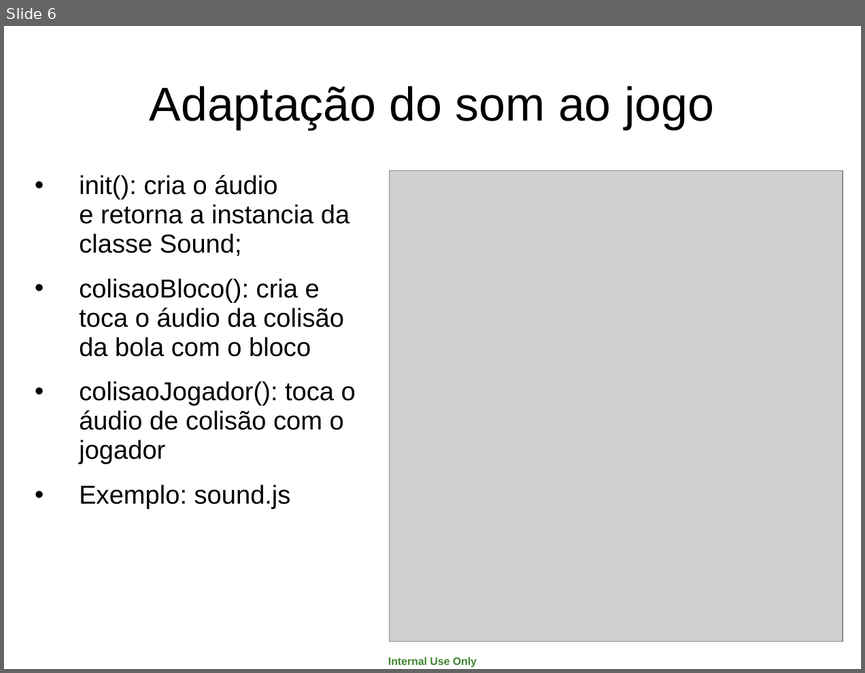
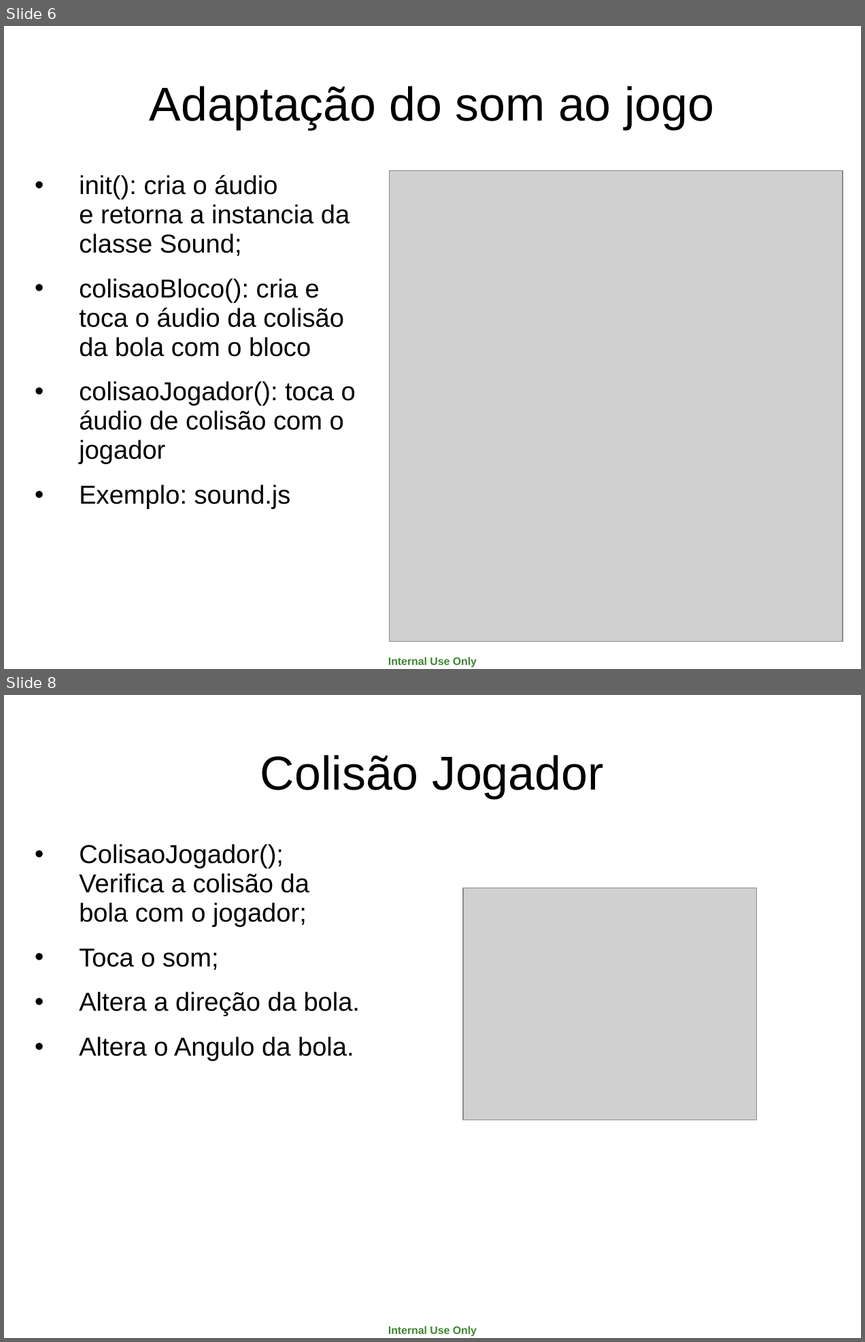
Before and after one commit to jucimarjr/posueagames, a slide deck: brunorichele/breakout/apres/breakout.ppt. Shown one above the other, each under a label of ours: slide 6 before the commit, slides 6 and 8 after it; the slides between them are not shown. The pictures are 865x673 and 865x1342 pixels, drawn with LibreOffice and Linux fonts; fonts in the diff are those of the drawing; grey boxes stand for pictures. Boxes give left, top, right and bottom in pixels: in the first picture for what was removed or moved away, otherwise in the second. Text is boxed around its words. In the diff, an @@ line names an element or a change of style, - is before the commit and + after.

Commit message:
ppt adicionando informacoes colisao chao, jogador e bloco

```diff
--- a/brunorichele/breakout/apres/breakout.ppt
+++ b/brunorichele/breakout/apres/breakout.ppt
@@ slide 8 added at <box>4,695,861,1338</box>, background #FFFFFF; not listed: 1 template element that a slide beside it also shows @@
@@ title added at <box>260,755,603,799</box>, 44 pt, text #000000 @@
+Colisão Jogador
@@ text added at <box>79,844,360,1061</box>, 24 pt, text #000000 @@
+• ColisaoJogador(); Verifica a colisão da bola com o jogador;
+• Toca o som;
+• Altera a direção da bola.
+• Altera o Angulo da bola.
@@ picture added at <box>464,888,757,1120</box> @@
```
Also in this commit, not shown: 1 slide changed, 1 other slide added.
